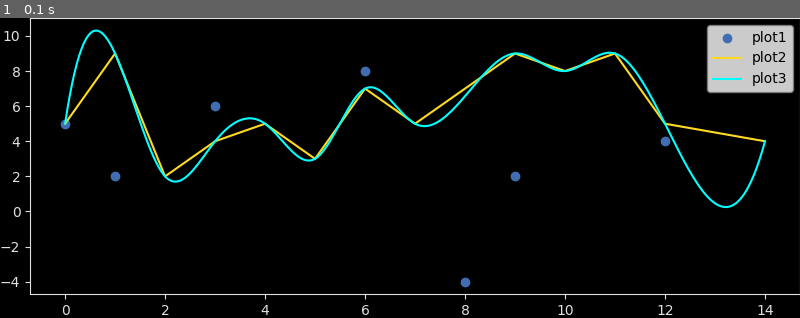
Above: before the commit, frame 1.
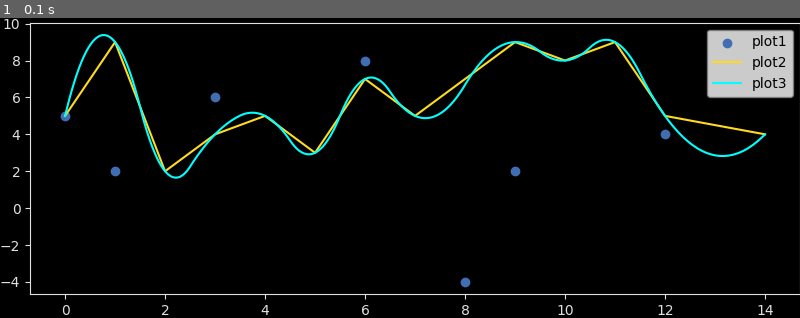
Above: after the commit, the same moment.

Repository: IAmDaanE/pygame-plot
Game: pygame game, started from plot_test.py
Same seed, same stepped clock (60 frames per second), same inputs: the game is played once before the commit and once after it.
Inputs:
- Up to frame 1 (0.1 s): no input

The runs differ from the first frame. In frame 1, 6.2% of the frame differs, in the area x 0-100%, y 0-78%.

Commit message:
smoothline uses exponent 2 instead of 3, is more accurate

Diff:
--- a/pgplot/plotter.py
+++ b/pgplot/plotter.py
@@ -54,7 +54,7 @@
                 print(y_values)
                 print(i)
                 print(nested_input_array[i])
-                spline = make_interp_spline(x_values, y_values, k=3)
+                spline = make_interp_spline(x_values, y_values, k=2)
                 x_smooth = np.linspace(x_values.min(), x_values.max(), 300)
                 y_smooth = spline(x_smooth)
                 ax.plot(x_smooth, y_smooth, color=color, label=label)
--- a/pyproject.toml
+++ b/pyproject.toml
@@ -4,5 +4,5 @@
 
 [project]
 name = "pgplot"
-version = "1.1.3"
+version = "1.1.4"
 dependencies = ["matplotlib", "numpy", "pygame-ce", "scipy"]
